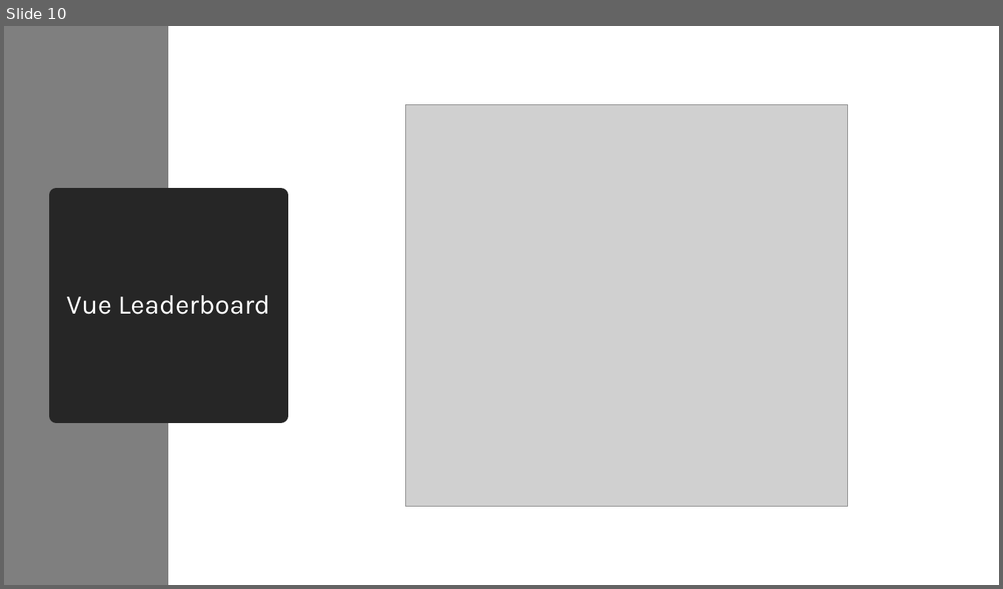
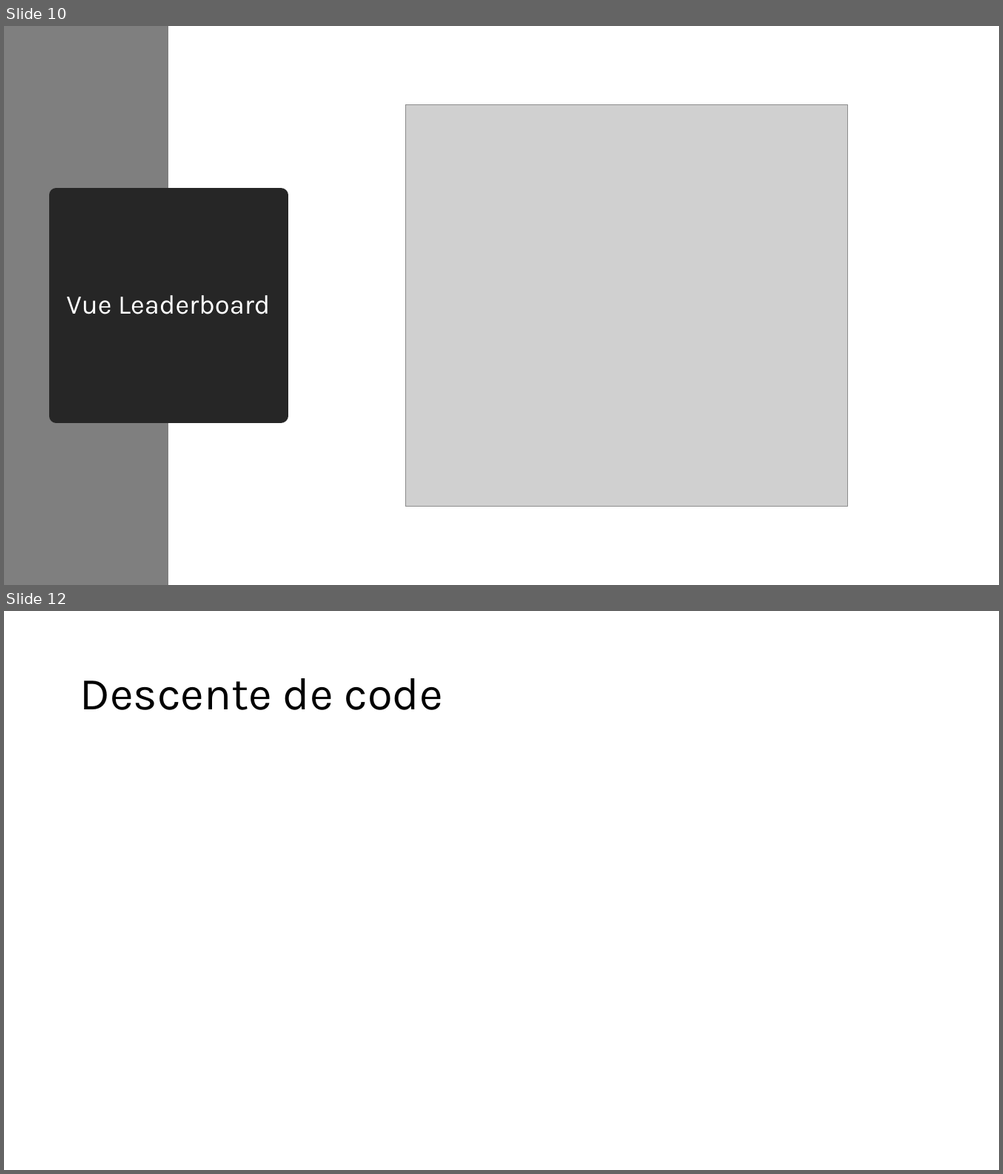
Before and after one commit to Barras-Matias-emf/306-G2-ArcadiaBox, a slide deck: documentation/ArcadiaboxPresentation.pptx. Shown one above the other, each under a label of ours: slide 10 before the commit, slides 10 and 12 after it; the slides between them are not shown. The pictures are 1003x589 and 1003x1174 pixels, drawn with LibreOffice and Linux fonts; fonts in the diff are those of the drawing; grey boxes stand for pictures. Boxes give left, top, right and bottom in pixels: in the first picture for what was removed or moved away, otherwise in the second. Text is boxed around its words. In the diff, an @@ line names an element or a change of style, - is before the commit and + after.

```diff
--- a/documentation/ArcadiaboxPresentation.pptx
+++ b/documentation/ArcadiaboxPresentation.pptx
@@ slide 12 added at (4,611,999,1170), background #FFFFFF @@
@@ title added at (79,678,443,710), 44 pt, text #000000 @@
+Descente de code
```
Also in this commit, not shown: 3 slides changed, 6 other slides added, 3 slides removed, 5 other files.
